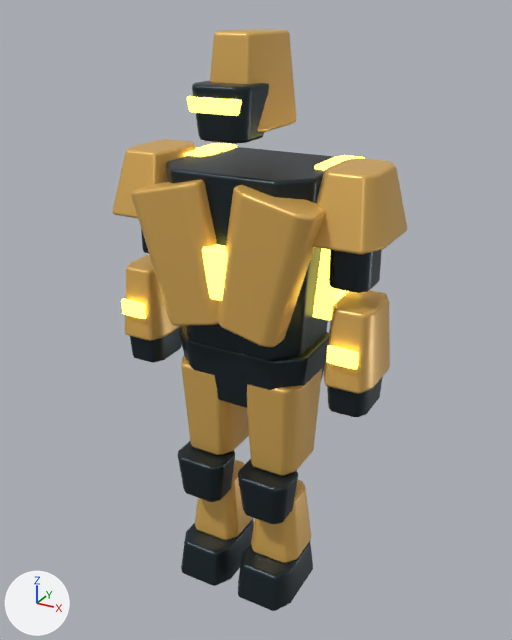
Two versions of the Blender file assets_src/EnemyExploder.blend, one commit apart.
Before and after are seen from a 50 mm lens placed at (0.997, -1.801, 1.859), pointed at (-0.02, 0.049, 0.935). The lights are fixed; the arrows at lower left show +X, +Y and +Z. The older version comes first.

Objects in the first picture: 'BootShellL', 'BootShellR', 'ChestPlateL', 'ChestPlateR', 'Crest', 'FaceFrame', 'GauntletR', 'PauldronR', 'PelvisFrame', 'ThighPlateL', 'ThighPlateR', 'Thorax' and 16 more.
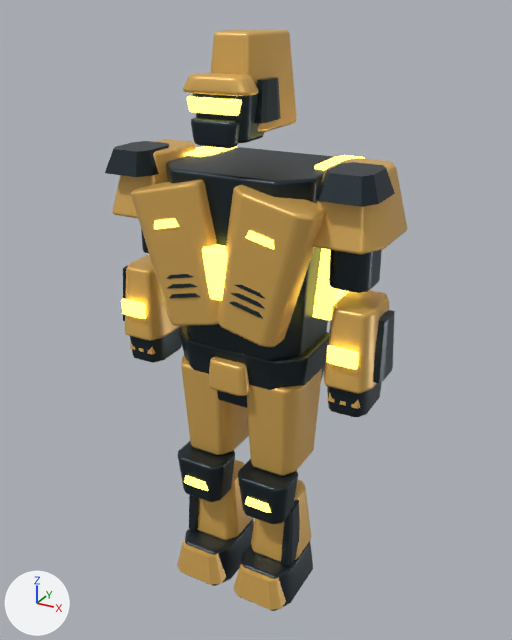
The change, as a list of edits to the scene's bpy script:
```text
Add ob_kneerdetail_001:
    ob_kneerdetail_001 = bpy.data.objects.new('KneeRDetail.001', me_kneerdetail_001)  # 16 vertices, 10 faces; spans x -0.0464..0.0464, y -0.1796..-0.1652, z -0.0541..-0.0225; in mat_exploderglow (yellow #ffe75d, glowing yellow #ffe75d)
    ob_kneerdetail_001.parent = ob_kneer
    ob_kneerdetail_001.location = (0.0, 0.0, 0.0)
Add ob_kneerdetail:
    ob_kneerdetail = bpy.data.objects.new('KneeRDetail', me_kneerdetail)  # 16 vertices, 10 faces; spans x 0.05..0.087, y -0.114..-0.013, z -0.307..-0.096; in mat_exploderdark (dark blue #2e393f)
    ob_kneerdetail.parent = ob_kneer
    ob_kneerdetail.location = (0.0, 0.0, 0.0)
Add ob_bootrdetail:
    ob_bootrdetail = bpy.data.objects.new('BootRDetail', me_bootrdetail)  # 16 vertices, 10 faces; spans x -0.093..0.093, y -0.216..-0.111, z -0.085..0.02; in mat_exploderbody (orange #e2b35d)
    ob_bootrdetail.parent = ob_bootr
    ob_bootrdetail.location = (0.0, 0.0, 0.0)
Add ob_elbowrdetail_001:
    ob_elbowrdetail_001 = bpy.data.objects.new('ElbowRDetail.001', me_elbowrdetail_001)  # 48 vertices, 30 faces; spans x -0.0493..0.0493, y -0.1255..-0.0757, z -0.3018..-0.2491; in mat_exploderbody (orange #e2b35d)
    ob_elbowrdetail_001.parent = ob_elbowr
    ob_elbowrdetail_001.location = (0.0, 0.0, 0.0)
Add ob_elbowrdetail:
    ob_elbowrdetail = bpy.data.objects.new('ElbowRDetail', me_elbowrdetail)  # 16 vertices, 10 faces; spans x 0.064..0.099, y -0.094..0.022, z -0.222..-0.039; in mat_exploderdark (dark blue #2e393f)
    ob_elbowrdetail.parent = ob_elbowr
    ob_elbowrdetail.location = (0.0, 0.0, 0.0)
Add ob_armrdetail:
    ob_armrdetail = bpy.data.objects.new('ArmRDetail', me_armrdetail)  # 16 vertices, 10 faces; spans x -0.068..0.103, y -0.182..0.033, z 0.045..0.112; in mat_exploderdark (dark blue #2e393f)
    ob_armrdetail.parent = ob_armr
    ob_armrdetail.location = (0.0, 0.0, 0.0)
Add ob_chestplaterdetail_001:
    ob_chestplaterdetail_001 = bpy.data.objects.new('ChestPlateRDetail.001', me_chestplaterdetail_001)  # 16 vertices, 10 faces; spans x -0.044..0.044, y -0.068..-0.0584, z 0.0934..0.1173; in mat_exploderglow (yellow #ffe75d, glowing yellow #ffe75d)
    ob_chestplaterdetail_001.parent = ob_chestplater
    ob_chestplaterdetail_001.location = (0.0, 0.0, 0.0)
Add ob_chestplaterdetail:
    ob_chestplaterdetail = bpy.data.objects.new('ChestPlateRDetail', me_chestplaterdetail)  # 64 vertices, 40 faces; spans x -0.074..0.074, y -0.062..-0.05, z -0.114..0.146; in mat_exploderdark (dark blue #2e393f)
    ob_chestplaterdetail.parent = ob_chestplater
    ob_chestplaterdetail.location = (0.0, 0.0, 0.0)
Add ob_kneeldetail_001:
    ob_kneeldetail_001 = bpy.data.objects.new('KneeLDetail.001', me_kneerdetail_001.copy())
    ob_kneeldetail_001.parent = ob_kneel
    ob_kneeldetail_001.location = (0.0, 0.0, 0.0)
Add ob_kneeldetail:
    ob_kneeldetail = bpy.data.objects.new('KneeLDetail', me_kneeldetail)  # 16 vertices, 10 faces; spans x -0.087..-0.05, y -0.114..-0.013, z -0.307..-0.096; in mat_exploderdark (dark blue #2e393f)
    ob_kneeldetail.parent = ob_kneel
    ob_kneeldetail.location = (0.0, 0.0, 0.0)
Add ob_bootldetail:
    ob_bootldetail = bpy.data.objects.new('BootLDetail', me_bootrdetail.copy())
    ob_bootldetail.parent = ob_bootl
    ob_bootldetail.location = (0.0, 0.0, 0.0)
Add ob_elbowldetail_001:
    ob_elbowldetail_001 = bpy.data.objects.new('ElbowLDetail.001', me_elbowrdetail_001.copy())
    ob_elbowldetail_001.parent = ob_elbowl
    ob_elbowldetail_001.location = (0.0, 0.0, 0.0)
Add ob_elbowldetail:
    ob_elbowldetail = bpy.data.objects.new('ElbowLDetail', me_elbowldetail)  # 16 vertices, 10 faces; spans x -0.099..-0.064, y -0.094..0.022, z -0.222..-0.039; in mat_exploderdark (dark blue #2e393f)
    ob_elbowldetail.parent = ob_elbowl
    ob_elbowldetail.location = (0.0, 0.0, 0.0)
Add ob_armldetail:
    ob_armldetail = bpy.data.objects.new('ArmLDetail', me_armldetail)  # 16 vertices, 10 faces; spans x -0.103..0.068, y -0.182..0.033, z 0.045..0.112; in mat_exploderdark (dark blue #2e393f)
    ob_armldetail.parent = ob_arml
    ob_armldetail.location = (0.0, 0.0, 0.0)
Add ob_chestplateldetail_001:
    ob_chestplateldetail_001 = bpy.data.objects.new('ChestPlateLDetail.001', me_chestplaterdetail_001.copy())
    ob_chestplateldetail_001.parent = ob_chestplatel
    ob_chestplateldetail_001.location = (0.0, 0.0, 0.0)
Add ob_chestplateldetail:
    ob_chestplateldetail = bpy.data.objects.new('ChestPlateLDetail', me_chestplaterdetail.copy())
    ob_chestplateldetail.parent = ob_chestplatel
    ob_chestplateldetail.location = (0.0, 0.0, 0.0)
Add ob_headdetail:
    ob_headdetail = bpy.data.objects.new('HeadDetail', me_headdetail)  # 32 vertices, 20 faces; spans x -0.105..0.105, y -0.118..-0.008, z 0.093..0.198; in mat_exploderdark (dark blue #2e393f)
    ob_headdetail.parent = ob_head
    ob_headdetail.location = (0.0, 0.0, 0.0)
Add ob_beltbuckle:
    ob_beltbuckle = bpy.data.objects.new('BeltBuckle', me_beltbuckle)  # 16 vertices, 10 faces; spans x -0.0708..0.0708, y -0.0287..0.0287, z -0.0503..0.0503; in mat_exploderbody (orange #e2b35d); modifiers BEVEL, WEIGHTED_NORMAL
    ob_beltbuckle.parent = ob_torso
    ob_beltbuckle.location = (0.0, -0.16, -0.0172)
Add ob_breather:
    ob_breather = bpy.data.objects.new('Breather', me_breather)  # 16 vertices, 10 faces; spans x -0.0702..0.0702, y -0.0286..0.0286, z -0.0345..0.0345; in mat_exploderdark (dark blue #2e393f); modifiers BEVEL, WEIGHTED_NORMAL
    ob_breather.parent = ob_head
    ob_breather.location = (0.0, -0.181, 0.0709)
Add ob_helmetbrow:
    ob_helmetbrow = bpy.data.objects.new('HelmetBrow', me_helmetbrow)  # 16 vertices, 10 faces; spans x -0.105..0.105, y -0.048..0.048, z -0.023..0.023; in mat_exploderbody (orange #e2b35d); modifiers BEVEL, WEIGHTED_NORMAL
    ob_helmetbrow.parent = ob_head
    ob_helmetbrow.location = (0.0, -0.153, 0.189)
```

Where the change shows, as pixel boxes (x1, y1, x2, y2) in the pictures (512 x 640 px):
'ArmRDetail', added
    after: (316, 162, 395, 207)
'ArmLDetail', added
    after: (105, 141, 169, 177)
'HelmetBrow', added (orange)
    after: (183, 73, 259, 96)
'BootRDetail', added (orange)
    after: (233, 564, 286, 610)
'BootLDetail', added (orange)
    after: (177, 541, 226, 585)
'Breather', added (dark blue)
    after: (191, 117, 240, 148)
'BeltBuckle', added (orange)
    after: (208, 357, 250, 396)
'ElbowRDetail', added
    after: (373, 310, 395, 383)
'HeadDetail', added (dark blue)
    after: (255, 77, 281, 123)
'KneeRDetail', added (dark blue)
    after: (281, 500, 300, 566)
'ChestPlateRDetail', added
    after: (229, 285, 265, 318)
'KneeLDetail', added
    after: (189, 495, 199, 530)
'ChestPlateLDetail', added
    after: (166, 274, 200, 298)
'ChestPlateRDetail.001', added
    after: (245, 230, 274, 249)
'KneeRDetail.001', added
    after: (245, 496, 271, 513)
'ChestPlateLDetail.001', added
    after: (154, 218, 179, 229)
'KneeLDetail.001', added
    after: (184, 475, 208, 491)
'ElbowLDetail', added (mostly hidden)
    after: (123, 265, 128, 321)
'ElbowRDetail.001', added (mostly hidden)
    after: (328, 392, 360, 409)
'ElbowLDetail.001', added
    after: (130, 343, 155, 354)
'FaceFrame', unchanged, covered by the edit
    before: (192, 81, 269, 144)
    after: (193, 83, 264, 143)
